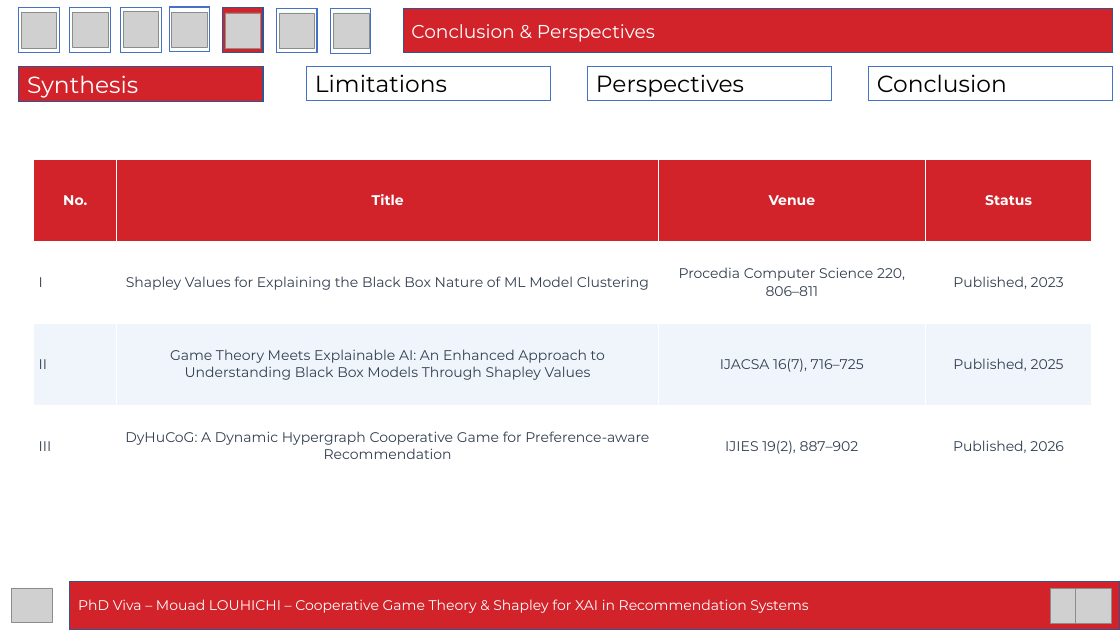
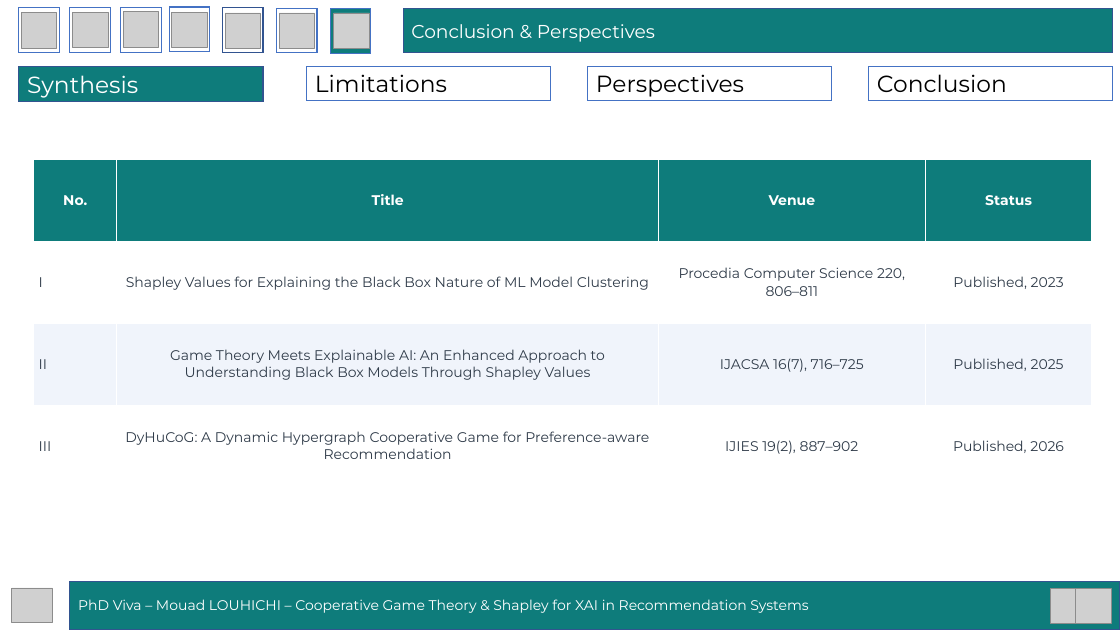
Before and after one commit to mouadlouhichi/phd-prep, a slide deck: slide 55 of viva/MOUAD_LOUHICHI_VIVA_40min.pptx. Drawn at 1120x630 pixels with LibreOffice and Linux fonts; fonts in the diff are those of the drawing; grey boxes stand for pictures. Boxes give left, top, right and bottom in pixels: in the first picture for what was removed or moved away, otherwise in the second. Text is boxed around its words. In the diff, an @@ line names an element or a change of style, - is before the commit and + after.

Commit message:
Fix active-tab navigation, switch to teal palette, add architecture figures
- Correct the 7-tab navigation highlight so each slide shows the tab of
  the section it belongs to (Intro=1, Context=2, Protocols=3, C1=4, C2=5,
  C3=6, Conclusion=7). Previously content slides always highlighted tab 3
  and contribution slides tab 5 (the archetype's frozen highlight).
- Replace the ENSIAS red accent with a teal + charcoal palette (ACCENT
  #0E7C7B, DEEP #0A5F5E, powder panels) chosen for WCAG AA contrast.
- Generate and embed three architecture diagrams (C1 PCA->KMeans->LightGBM
  ->TreeSHAP pipeline, C2 multi-level hierarchy with Prop 6.1, C3 DyHuCoG
  hypergraph message passing) via a new viva/figures.py PIL generator.
- Ignore regenerated viva/_figs and viva/_glyphs artifacts.

```diff
--- a/viva/MOUAD_LOUHICHI_VIVA_40min.pptx
+++ b/viva/MOUAD_LOUHICHI_VIVA_40min.pptx
@@ rectangle at box(223, 8, 263, 52): fill #D2222A to #FFFFFF @@
@@ rectangle at box(330, 9, 371, 54): fill #FFFFFF to #0E7C7B @@
@@ fill #D2222A to #0E7C7B in 3 elements at box(70, 581, 1120, 629), box(403, 8, 1113, 53), box(19, 67, 264, 102) @@
@@ table at box(34, 160, 1091, 487) @@
@@ fill #D2222A to #0E7C7B in row 1 @@
@@ text colour #333F50 to #2F3B49 @@
```
Also in this commit, not shown: 58 other slides changed, 3 other files.
